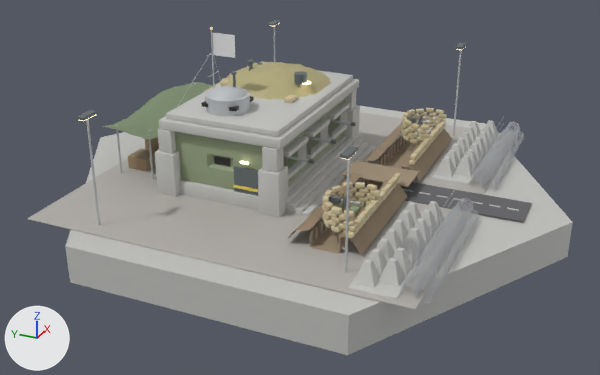
Before and after pictures for a commit that changed the glTF model native/godot/assets/art/blender/bunker.glb.
The view is the same before and after, from a 50 mm camera at (-33.9, -14.7, 16.3) aimed at (-1.4, -0.1, 0.0). The axes (+X, +Y, +Z) are drawn at lower left. The lights are the same throughout. The picture after the commit comes second. Vertices at exactly the same position are counted once.

Before the edit, the objects in view are built like this:
```python
me_gravel = bpy.data.meshes.new('gravel')
me_gravel.from_pydata(...)  # 24 vertices, 44 faces; spans x -9.4..9.4, y -8.2..9.2, z 0.1..0.2
me_gravel.materials.append(mat_gravel)
me_net = bpy.data.meshes.new('net')
me_net.from_pydata(...)  # 434 vertices, 720 faces; spans x -4.2..4.2, y 5.8..8.8, z 2.0..2.89
me_net.materials.append(mat_net)
me_wall_concrete = bpy.data.meshes.new('wall_concrete')
me_wall_concrete.from_pydata(...)  # 1559 vertices, 2848 faces; spans x -10.7..10.7, y -12.3..12.3, z -1.6..4.0
me_wall_concrete.materials.append(mat_wall_concrete)
me_wood = bpy.data.meshes.new('wood')
me_wood.from_pydata(...)  # 560 vertices, 880 faces; spans x -6.8..6.8, y -5.2..8.4, z 0.1..1.3
me_wood.materials.append(mat_wood)
ob_gravel = bpy.data.objects.new('gravel', me_gravel)
ob_gravel.location = (0.0, 0.0, 0.0)
ob_net = bpy.data.objects.new('net', me_net)
ob_net.location = (0.0, 0.0, 0.0)
ob_wall_concrete = bpy.data.objects.new('wall_concrete', me_wall_concrete)
ob_wall_concrete.location = (0.0, 0.0, 0.0)
ob_wood = bpy.data.objects.new('wood', me_wood)
ob_wood.location = (0.0, 0.0, 0.0)
# also in view: 'turf' at (1.8, 2.6, 4.3); 'banner' at (-1.4, 3.7, 6.4); 'camo' at (1.4, 1.9, 1.7); 'earth' at (0.0, -3.6, 0.7); 'asphalt' at (0.0, -7.3, 0.2)
```
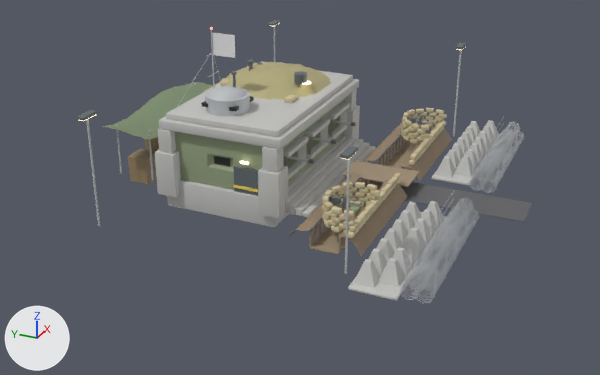
Pixel boxes [x1, y1, x2, y2] of what changed, in the pictures (600 x 375 px; the box of a moved part takes in the faces that stretch with it):
'wall_concrete', reshaped (32% narrower, 18% shorter): before [65, 63, 573, 355]; after [155, 63, 500, 301]
'gravel', deleted: before [27, 112, 515, 310]
part 1 of me_wall_concrete, deleted: before [65, 105, 573, 355]
part 2 of me_wall_concrete, moved or reshaped: before [179, 138, 346, 210]; after [167, 138, 346, 227]
part 3 of me_wood, moved or reshaped: before [128, 139, 159, 171]; after [128, 139, 159, 185]

What changed in the scene script:
```text
Change me_wall_concrete:
    used by ob_wall_concrete; location = (0.0, 0.0, 0.0)
    remove me_wall_concrete.from_pydata(...)  # 1559 vertices, 2848 faces; spans x -10.7..10.7, y -12.3..12.3, z -1.6..4.0
    add me_wall_concrete.from_pydata(...)  # 1491 vertices, 2744 faces; spans x -9.1..9.1, y -7.4..6.3, z -0.6..4.0
    me_wall_concrete part 1: 8 loose pieces with 68 vertices, spanning x -10.7..10.7, y -12.3..12.3, z -1.6..0.2, are deleted
    me_wall_concrete part 2
    16 vertices in x -4.6..4.6, y -0.4..5.2, z 0.1..0.2 move by (0.0, 0.0, -0.7)
    12 vertices in x -4.6..4.6, y -0.3..5.2, z 0.1 move by (0.0, 0.0, -0.6)
Change me_wood:
    used by ob_wood; location = (0.0, 0.0, 0.0)
    remove me_wood.from_pydata(...)  # 560 vertices, 880 faces; spans x -6.8..6.8, y -5.2..8.4, z 0.1..1.3
    add me_wood.from_pydata(...)  # 560 vertices, 880 faces; spans x -6.8..6.8, y -5.2..8.4, z -0.55..1.3
    me_wood part 3: all 48 vertices in x -3.0..2.6, y 7.3..8.4, z 0.1..0.13 are moved by (0.0, 0.0, -0.65)
Remove ob_gravel:
    ob_gravel = bpy.data.objects.new('gravel', me_gravel)
    ob_gravel.location = (0.0, 0.0, 0.0)
```
